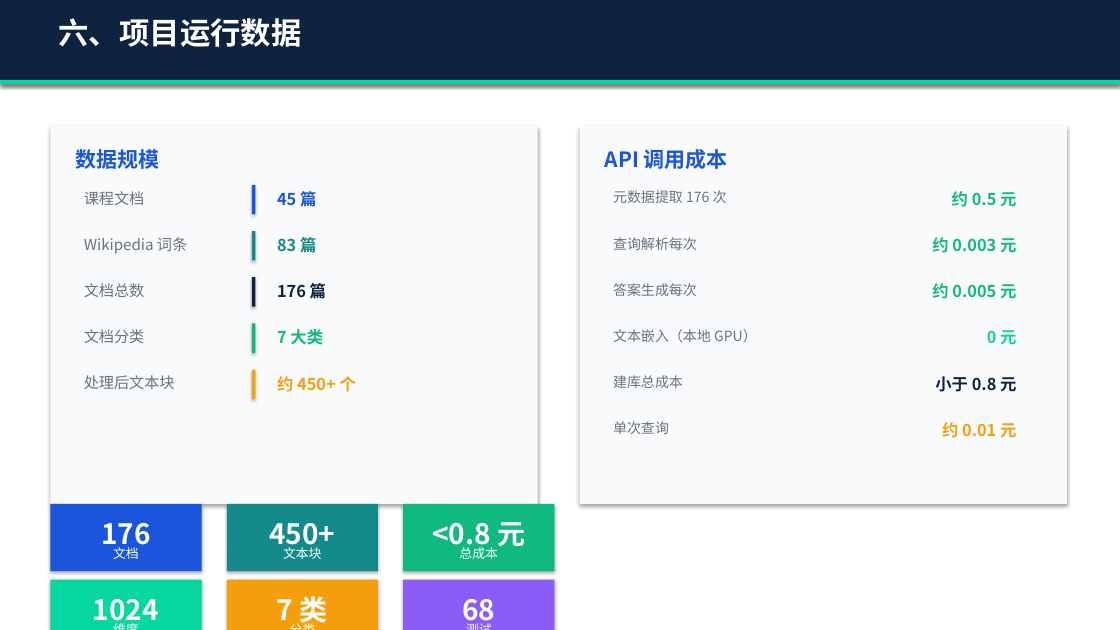
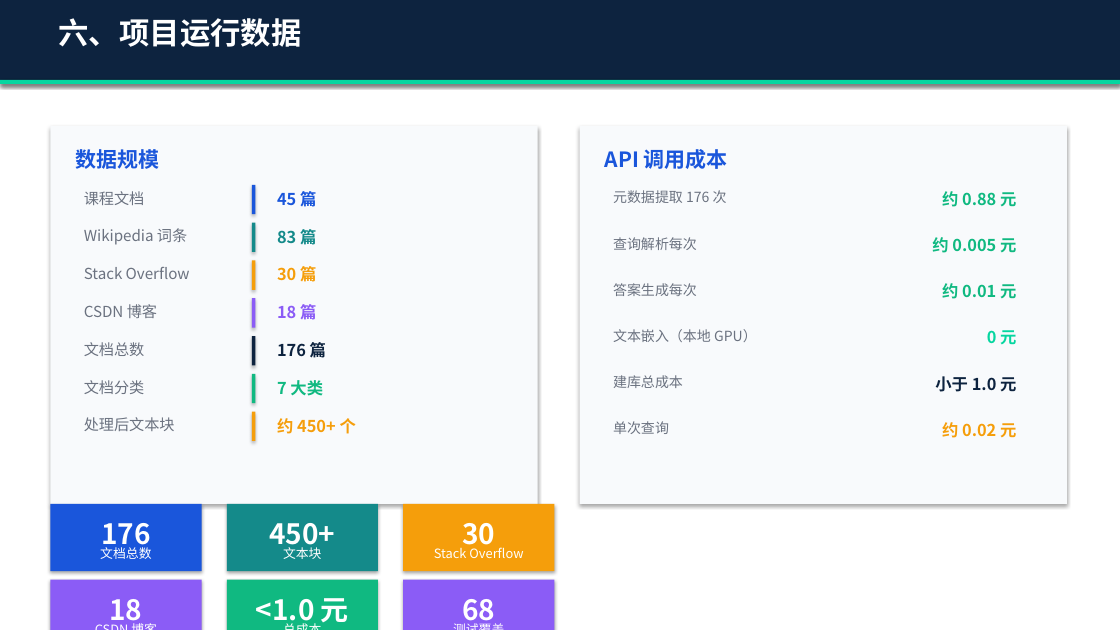
Before and after one commit to liwe123/Date-Analysis-Fanal-Exem, a slide deck: slide 13 of final exam2/BigData_RAG_答辩演示.pptx. Drawn at 1120x630 pixels with LibreOffice and Linux fonts; fonts in the diff are those of the drawing. Boxes give left, top, right and bottom in pixels: in the first picture for what was removed or moved away, otherwise in the second. Text is boxed around its words. In the diff, an @@ line names an element or a change of style, - is before the commit and + after.

```diff
--- a/final exam2/BigData_RAG_答辩演示.pptx
+++ b/final exam2/BigData_RAG_答辩演示.pptx
@@ text at bbox=[942, 191, 1016, 207]: text changed @@
-约 0.5 元
+约 0.88 元
@@ 2 texts, 1 rectangle: place and size @@
-2 texts, 1 rectangle at bbox=[84, 231, 316, 260]
+2 texts, 1 rectangle at bbox=[84, 223, 316, 252]
@@ text "约 0.005 元": place and size @@
-text "约 0.005 元" at bbox=[932, 283, 1016, 299]
+text "约 0.005 元" at bbox=[932, 237, 1016, 253]
@@ text added at bbox=[84, 267, 190, 279], 13 pt, text #6B7280 @@
+Stack Overflow
@@ rectangle added at bbox=[252, 260, 255, 290], fill #F59E0B @@
@@ text added at bbox=[277, 264, 316, 286], 14 pt, text #F59E0B, bold @@
+30 篇
@@ rectangle added at bbox=[252, 298, 255, 328], fill #8B5CF6 @@
@@ text at bbox=[942, 283, 1016, 299]: text changed @@
-约 0.003 元
+约 0.01 元
@@ text added at bbox=[84, 304, 157, 318], 13 pt, text #6B7280 @@
+CSDN 博客
@@ text added at bbox=[277, 302, 316, 324], 14 pt, text #8B5CF6, bold @@
+18 篇
@@ 2 texts, 1 rectangle: place and size @@
-2 texts, 1 rectangle at bbox=[84, 277, 326, 307]
+2 texts, 1 rectangle at bbox=[84, 336, 326, 365]
@@ 2 texts, 1 rectangle: place and size @@
-2 texts, 1 rectangle at bbox=[84, 323, 323, 353]
+2 texts, 1 rectangle at bbox=[84, 374, 323, 403]
@@ text at bbox=[935, 376, 1016, 392]: text changed @@
-小于 0.8 元
+小于 1.0 元
@@ 2 texts, 1 rectangle: place and size @@
-2 texts, 1 rectangle at bbox=[84, 370, 356, 399]
+2 texts, 1 rectangle at bbox=[84, 412, 356, 441]
@@ text at bbox=[942, 422, 1016, 438]: text changed @@
-约 0.01 元
+约 0.02 元
@@ rectangle at bbox=[403, 504, 555, 571]: fill #10B981 to #F59E0B @@
@@ text at bbox=[462, 523, 495, 552]: text changed @@
-<0.8 元
+30
@@ text at bbox=[100, 547, 151, 559]: text changed @@
-文档
+文档总数
@@ text added at bbox=[434, 547, 523, 558], 11 pt, text #FFFFFF @@
+Stack Overflow
@@ rectangle at bbox=[50, 580, 202, 630]: fill #06D6A0 to #8B5CF6 @@
@@ text at bbox=[109, 599, 142, 628]: text changed @@
-1024
+18
@@ rectangle at bbox=[227, 580, 378, 630]: fill #F59E0B to #10B981 @@
@@ text at bbox=[256, 598, 349, 628]: text changed @@
-7 类
+<1.0 元
@@ text removed at bbox=[300, 596, 328, 628] @@
-分类
@@ text at bbox=[50, 618, 202, 630]: text changed @@
-维度
+CSDN 博客
@@ text "总成本" rewrapped from bbox=[459, 547, 498, 559] to bbox=[227, 618, 378, 630] @@
@@ text at bbox=[403, 618, 555, 630]: text changed @@
-测试
+测试覆盖
```
Also in this commit, not shown: 3 other slides changed, 1 other file.
